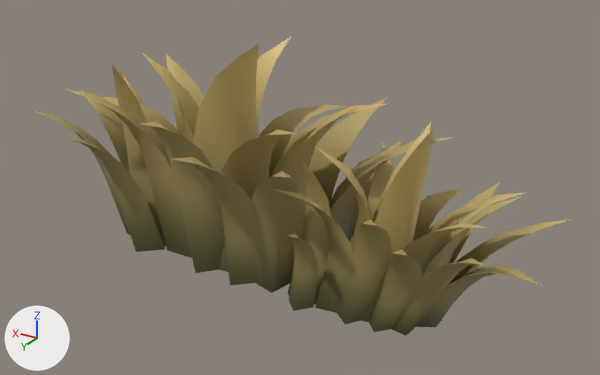
The FBX model Cubimal Racing/Assets/Media/Models/PLANT_C.fbx as it was, and as the next commit left it.
Both versions are drawn from a camera (50 mm lens) standing at (-1.41, 2.172, 1.412) and looking at (-0.105, -0.003, 0.324). Every picture has the same lights, and +X, +Y and +Z are marked at lower left. Where no turn or scale is listed for an object, it has been applied to the vertices.

The first picture shows 'PLANT_C'.
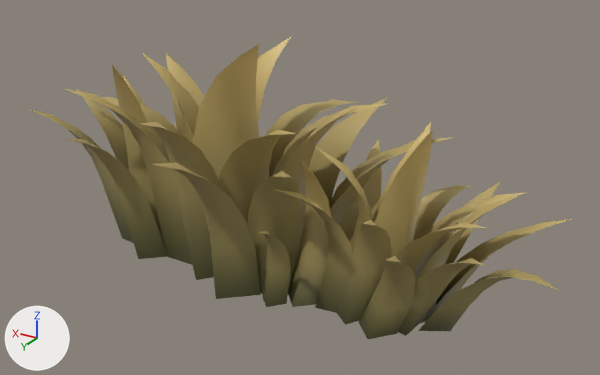
Commit message: Plants Updates

Boxes (x1, y1, x2, y2) around the edits, measured in the pictures (600 x 375 px; the box of a moved part takes in the faces that stretch with it):
'PLANT_C', reshaped: before (33, 36, 572, 336); after (28, 36, 572, 339)
part 1 of me_mesh, moved or reshaped: before (413, 190, 467, 240); after (413, 185, 471, 240)
part 2 of me_mesh, moved or reshaped: before (416, 265, 542, 327); after (418, 269, 560, 332)
part 3 of me_mesh, moved or reshaped: before (369, 250, 422, 332); after (359, 256, 415, 339)
part 4 of me_mesh, moved or reshaped: before (289, 234, 318, 311); after (258, 230, 291, 307)
part 5 of me_mesh, moved or reshaped: before (259, 104, 349, 177); after (266, 100, 359, 177)
part 6 of me_mesh, rebuilt: before (172, 157, 255, 285); after (152, 162, 261, 299)
part 7 of me_mesh, rebuilt (8% wider, 7% taller): before (33, 110, 130, 235); after (28, 109, 133, 243)
part 8 of me_mesh, rebuilt (26% narrower): before (347, 139, 404, 242); after (340, 140, 382, 242)
part 9 of me_mesh, deleted: before (351, 156, 374, 172)
part 10 of me_mesh, moved or reshaped: before (66, 89, 522, 321); after (66, 89, 520, 323)

The change, as a list of edits to the scene's bpy script:
```text
Change me_mesh:
    used by ob_plant_c; location = (0.0, 0.0, 0.0)
    remove me_mesh.from_pydata(...)  # 1050 vertices, 1008 faces; spans x -0.96..0.96, y -0.44..0.44, z 0.0..0.83
    add me_mesh.from_pydata(...)  # 1000 vertices, 960 faces; spans x -1.0..0.96, y -0.49..0.5, z 0.0..0.83
    me_mesh part 1: the loose piece of 25 vertices spanning x -0.59..-0.34, y -0.26..-0.01, z 0.0..0.35 is moved by (0.0, -0.04, 0.0)
    me_mesh part 2: the loose piece of 25 vertices spanning x -0.96..-0.55, y -0.01..0.12, z 0.0..0.28 is moved by (-0.05, 0.0, 0.0)
    me_mesh part 3: the loose piece of 25 vertices spanning x -0.63..-0.42, y 0.12..0.35, z 0.0..0.38 is moved by (0.0, 0.05, 0.0)
    me_mesh part 4: the loose piece of 25 vertices spanning x -0.28..-0.16, y 0.16..0.33, z 0.0..0.33 is moved by (0.09, 0.03, 0.0)
    me_mesh part 5: the loose piece of 25 vertices spanning x -0.07..0.23, y -0.43..-0.09, z 0.03..0.51 is scaled about its middle by (1, 1, 1.05), then moved by (0.0, -0.06, -0.01)
    me_mesh part 6: the loose piece of 25 vertices spanning x -0.08..0.12, y 0.11..0.44, z 0.03..0.54 is rebuilt with 25 vertices and now spans x -0.07..0.14, y 0.17..0.5, z 0.0..0.54
    me_mesh part 7: the loose piece of 25 vertices spanning x 0.48..0.9, y 0.01..0.2, z 0.03..0.48 is rebuilt with 25 vertices and now spans x 0.5..0.93, y 0.01..0.2, z 0.0..0.48
    me_mesh part 8: the loose piece of 25 vertices spanning x -0.33..-0.15, y -0.33..-0.09, z 0.0..0.44 is rebuilt with 25 vertices and now spans x -0.36..-0.19, y -0.27..-0.04, z 0.0..0.44
    me_mesh part 9: the loose piece of 25 vertices spanning x -0.26..-0.1, y -0.42..-0.18, z 0.0..0.35 is deleted
    me_mesh part 10
    70 vertices are removed from x -0.85..0.96, y -0.25..0.12, z 0.0..0.48
    74 faces are deleted
    70 vertices in x -0.24..0.55, y -0.26..0.22, z 0.03 move by (0.0, 0.0, -0.03)
    17 vertices in x 0.44..0.61, y 0.13..0.36, z 0.22..0.48 move by (-0.01, 0.0, 0.0)
    3 vertices in x 0.38..0.52, y 0.12..0.18, z 0.03 move by (-0.01, 0.0, -0.03)
    11 vertices move within x -0.74..0.57, y -0.09..0.29, z 0.0..0.46
    45 vertices are added at x -0.84..0.96, y -0.08..0.12, z 0.0..0.48
    50 new faces join them
```
